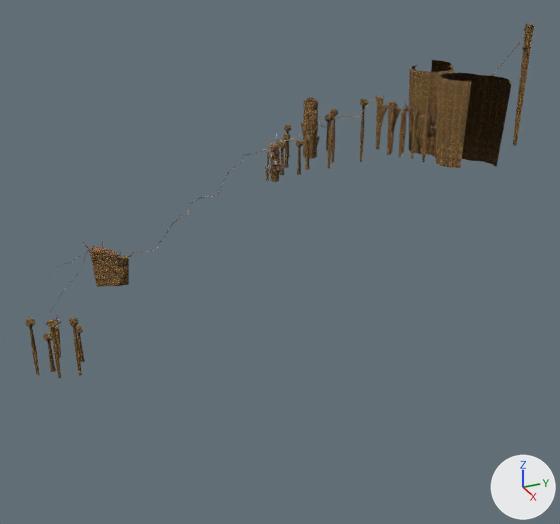
Two versions of the OBJ model NewSonicThing/res/Models/Levels/SkyRail/SkyRail.obj, one commit apart.
Rendered twice from a 50 mm camera at (14001.0, -11703.0, 3282.0) aimed at (-1062.0, -4925.0, -4250.0). The axes (+X, +Y, +Z) are drawn at lower right. The lights are the same throughout. Where no turn or scale is listed for an object, it has been applied to the vertices. Vertices at the same position are counted once.

Names of what the first picture shows: 'SkyRail'.
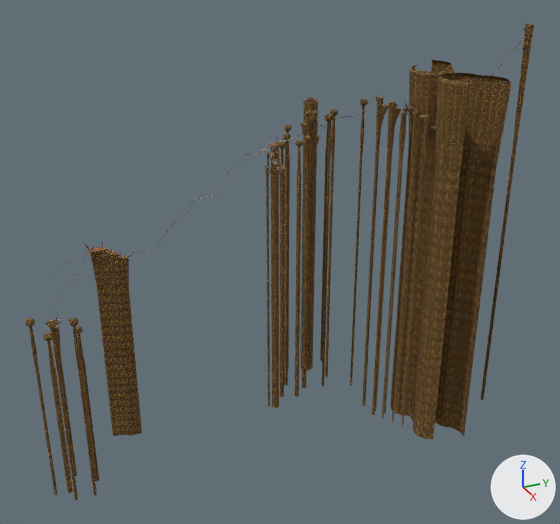
What changed in the scene script:
```text
Change me_skyrail:
    used by ob_skyrail; location = (0.0, 0.0, 0.0)
    remove me_skyrail.from_pydata(...)  # 7409 vertices, 12116 faces; spans x -3751.0..1414.0, y -10715.0..771.0, z -5832.0..937.0
    add me_skyrail.from_pydata(...)  # 7608 vertices, 12496 faces; spans x -3751.0..1414.0, y -10715.0..771.0, z -9094.0..937.0
    me_skyrail part 1
    48 new vertices lie (0.0, 0.0, -6401.0) away from vertices in x -3714.0..-2199.0, y -4323.0..-2449.0, z -2600.0..-2452.0
    41 new vertices lie (0.0, 0.0, -7163.0) away from vertices in x -1330.0..1330.0, y -1846.0..684.0, z -1825.0
    32 new vertices lie (0.0, 0.0, -7130.0) away from vertices in x -1096.0..83.0, y -2491.0..-1890.0, z -1895.0..-1825.0
    24 new vertices lie (0.0, 0.0, -6400.0) away from vertices in x -3631.0..-1955.0, y -4812.0..-2834.0, z -2601.0..-2598.0
    6 new vertices lie (0.0, 0.0, -6567.0) away from vertices in x -2162.0..-2100.0, y -2275.0..-2203.0, z -2454.0
    140 new faces join them, mat_pum256_1_png (picture img_pum256_1_png)
    144 new faces join them, mat_pum256_2_png (picture img_pum256_2_png)
    me_skyrail part 2
    40 new vertices lie (0.0, 0.0, -3262.0) away from vertices in x -1742.0..-502.0, y -10654.0..-9622.0, z -5832.0..-5698.0
    8 new vertices lie (0.0, 0.0, -4233.0) away from vertices in x -2549.0..-2306.0, y -8935.0..-8236.0, z -4723.0
    72 new faces join them, mat_pum256_1_png (picture img_pum256_1_png)
    24 new faces join them, mat_pum256_2_png (picture img_pum256_2_png)
    me_skyrail part 3: the surface is now shaded flat
```

Where the change shows, as pixel boxes [x1, y1, x2, y2] in the pictures (560 x 524 px):
'SkyRail', reshaped (34% taller)
    before: [25, 23, 534, 378]
    after: [25, 23, 534, 500]
part 1 of me_skyrail, added (brown)
    after: [266, 145, 516, 441]
part 2 of me_skyrail, added (brown)
    after: [36, 284, 142, 500]
